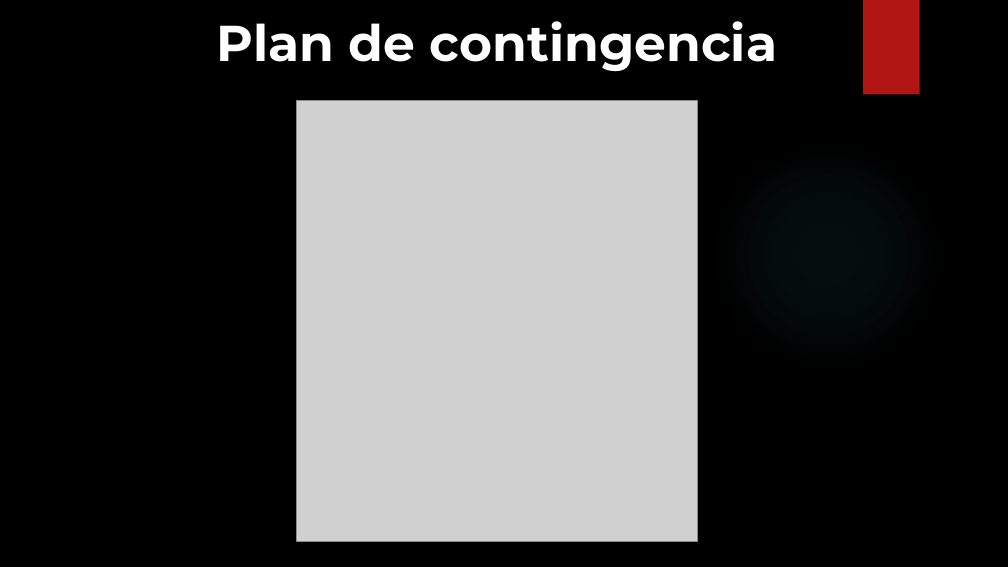
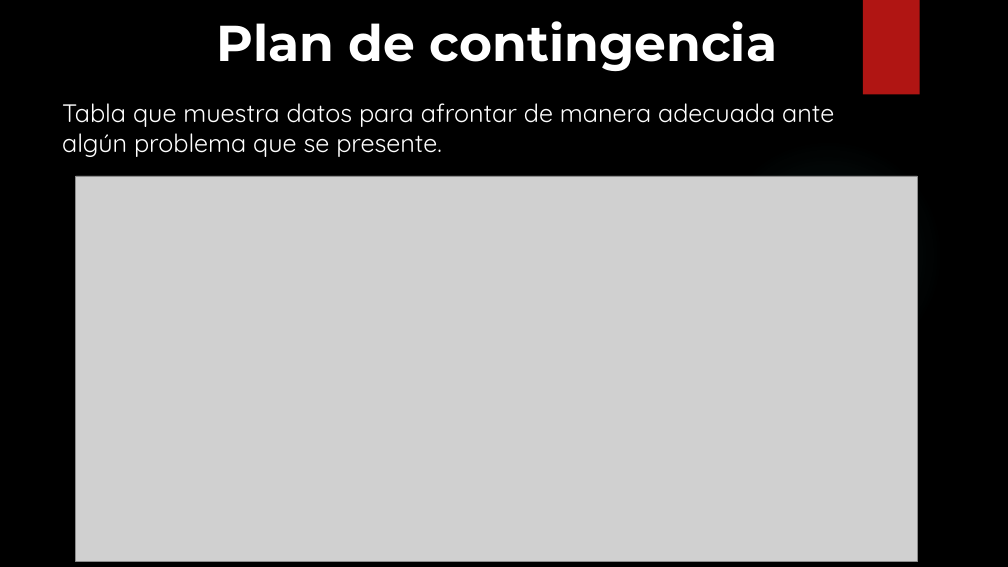
Before and after one commit to SM-ROOT/SM-ROOT, a slide deck: slide 10 of 9°A/administracion_proyectos/Factores de Riesgo.pptx (slide 7 before the commit). Drawn at 1008x567 pixels with LibreOffice and Linux fonts; fonts in the diff are those of the drawing; grey boxes stand for pictures; background and template pictures are left out. Boxes give left, top, right and bottom in pixels: in the first picture for what was removed or moved away, otherwise in the second. Text is boxed around its words. In the diff, an @@ line names an element or a change of style, - is before the commit and + after.

```diff
--- a/9°A/administracion_proyectos/Factores de Riesgo.pptx
+++ b/9°A/administracion_proyectos/Factores de Riesgo.pptx
@@ text added at [62,103,834,157], 24 pt, text #FFFFFF @@
+Tabla que muestra datos para afrontar de manera adecuada ante algún problema que se presente.
@@ picture: place and size @@
-picture at [297,101,698,541]
+picture at [76,176,917,562]
```
Also in this commit, not shown: 6 other slides changed, 5 slides added, 1 slide removed.
